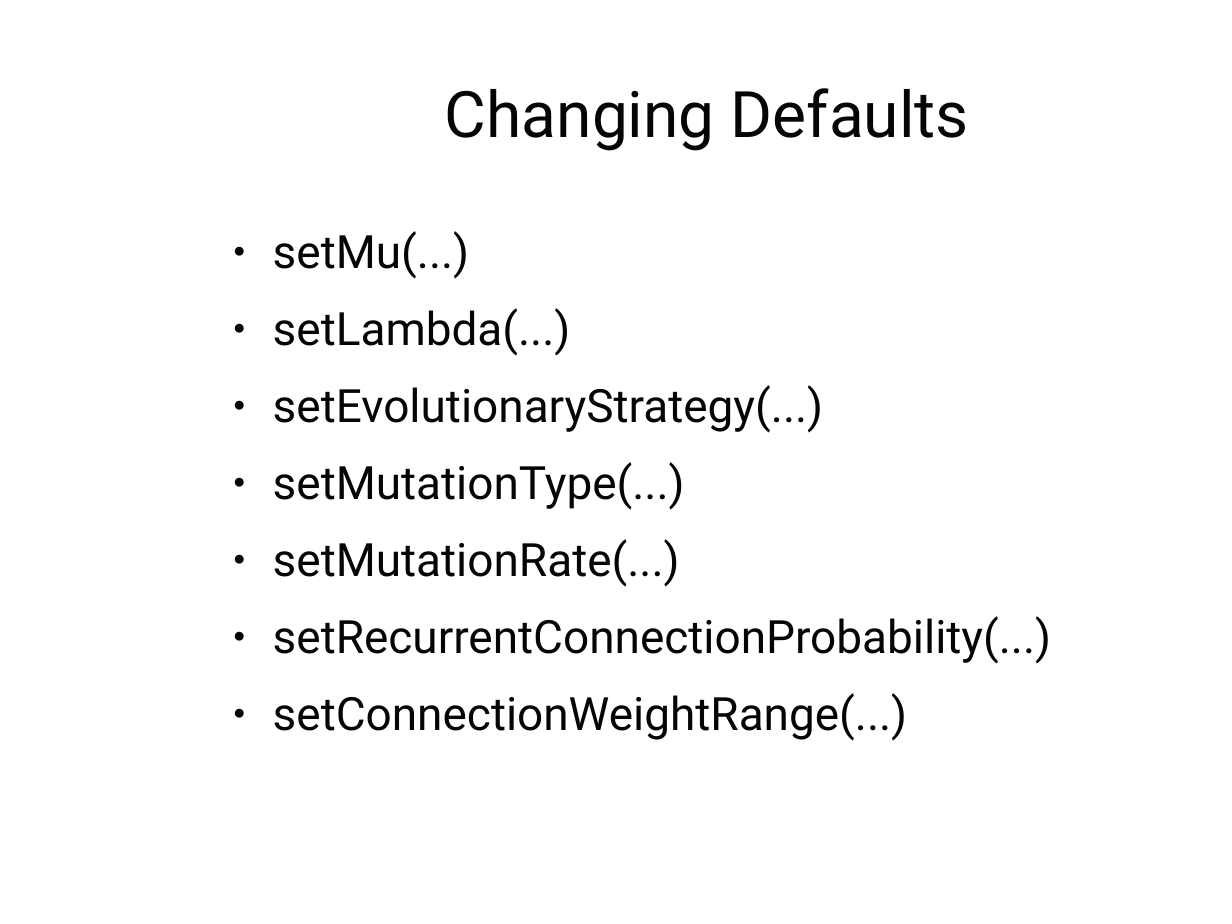
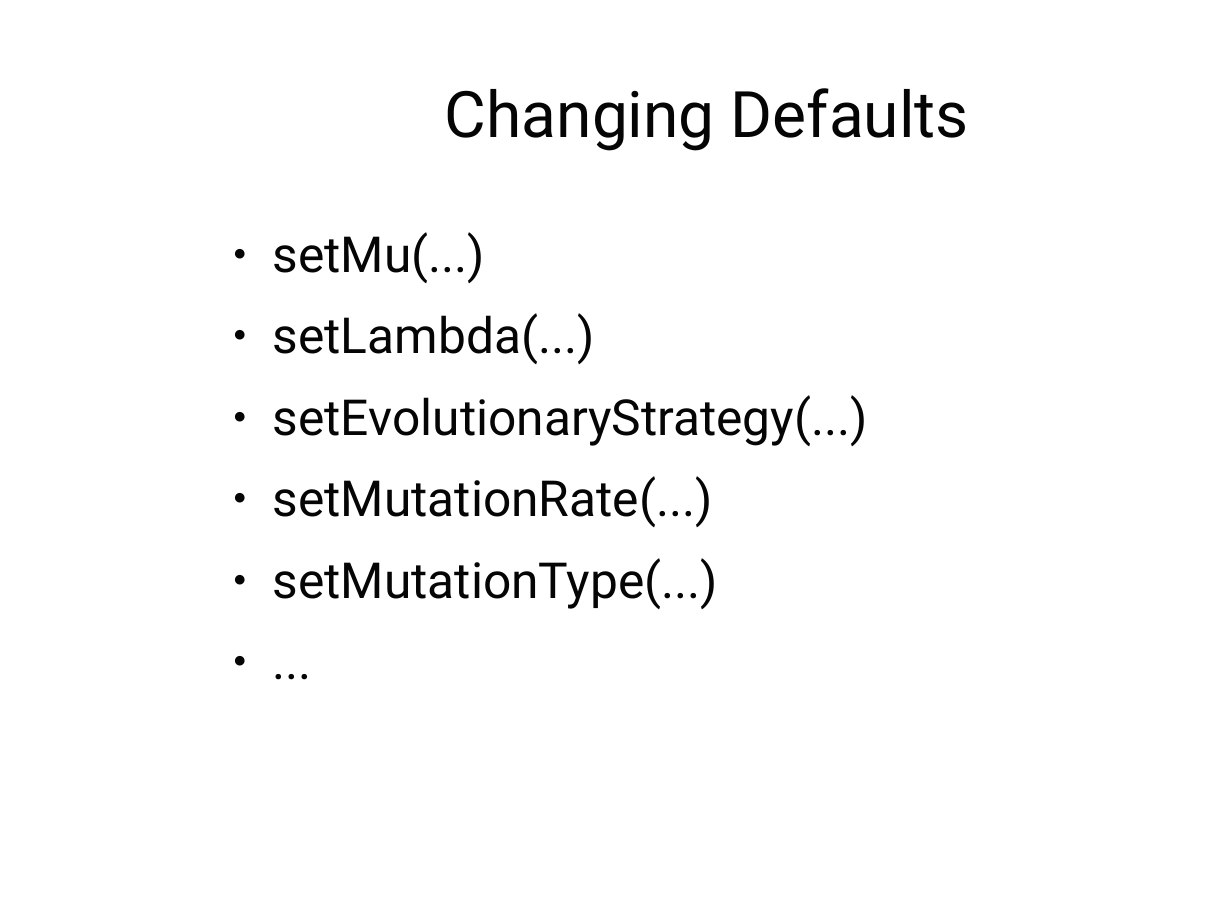
Before and after one commit to AndrewJamesTurner/CGP-Library, a slide deck: slide 9 of presentation/introduction.odp (slide 8 before the commit). Drawn at 1232x924 pixels with LibreOffice and Linux fonts; fonts in the diff are those of the drawing; background and template pictures are left out. Boxes give left, top, right and bottom in pixels: in the first picture for what was removed or moved away, otherwise in the second. Text is boxed around its words. In the diff, an @@ line names an element or a change of style, - is before the commit and + after.

```diff
--- a/presentation/introduction.odp
+++ b/presentation/introduction.odp
@@ text at (273, 232, 868, 609): size 29.6 to 32 pt in "setMu(...)", "setLambda(...)", "setEvolutionaryStrategy(...)", "setMutationType(...)" @@
@@ text at (273, 476, 713, 527): paragraph added @@
+● setMutationRate(...)
@@ text at (273, 539, 1051, 741): text changed; size 29.6 to 32 pt @@
-● setMutationRate(...)
-● setRecurrentConnectionProbability(...)
-● setConnectionWeightRange(...)
+● ...
```
Also in this commit, not shown: 7 other slides changed, 16 other files.
